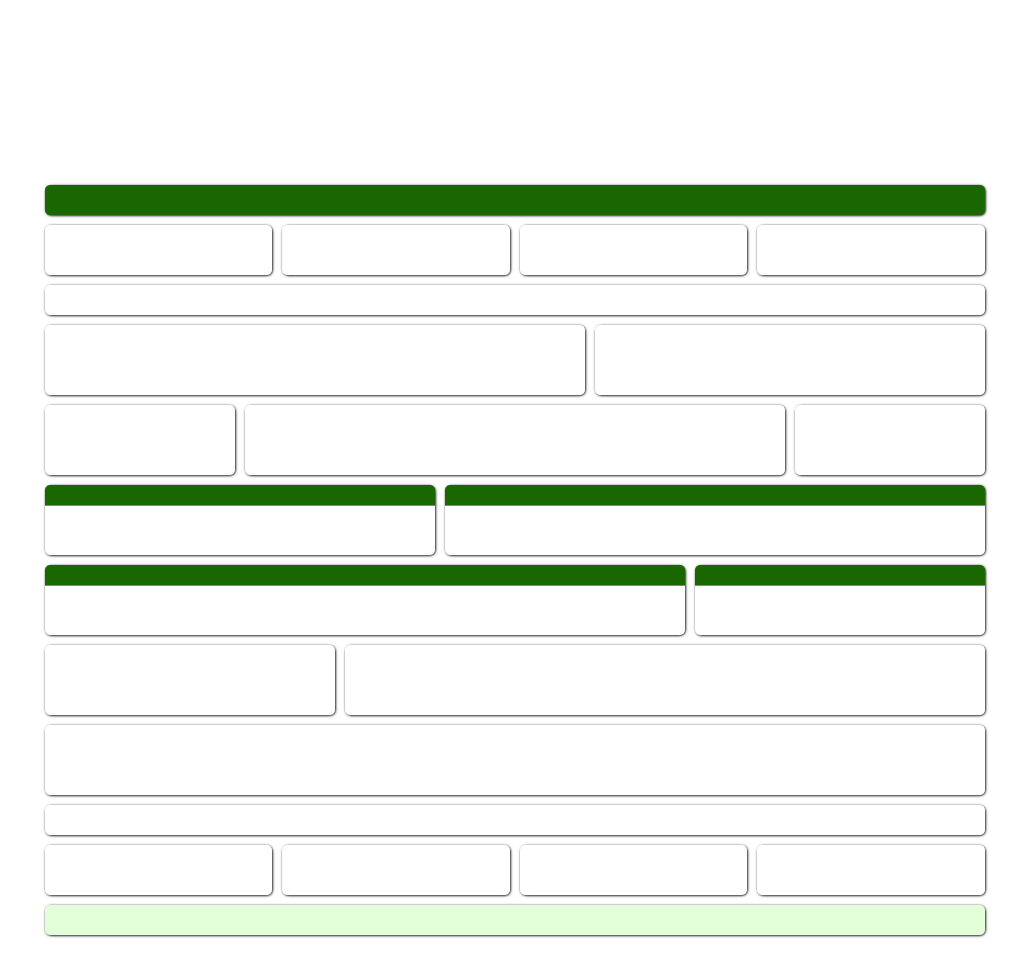
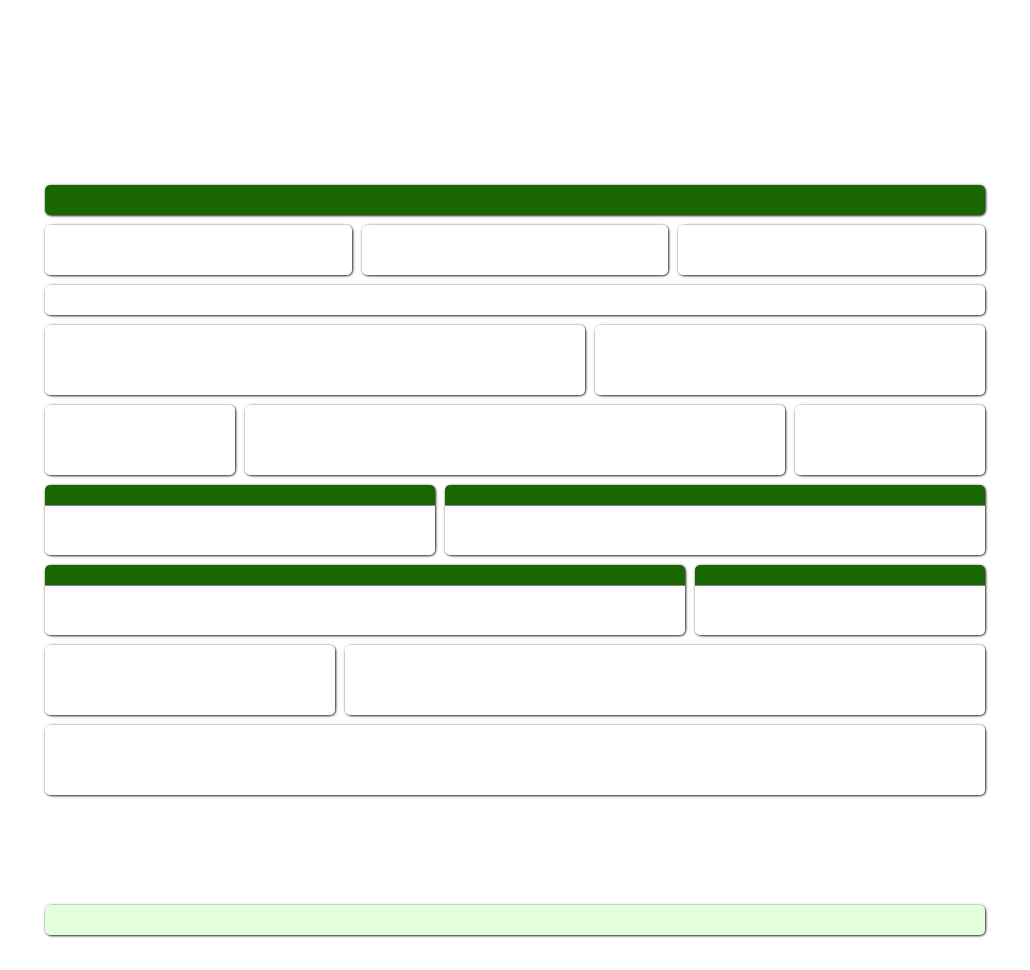
Comparing the layer stacks of the two (1030, 970) images. Changes:
painted on "header boxes" over <box>267,225,762,275</box>
removed layer "footer widget" over <box>45,805,985,835</box>
removed layer "footer boxes" over <box>45,845,985,895</box>
